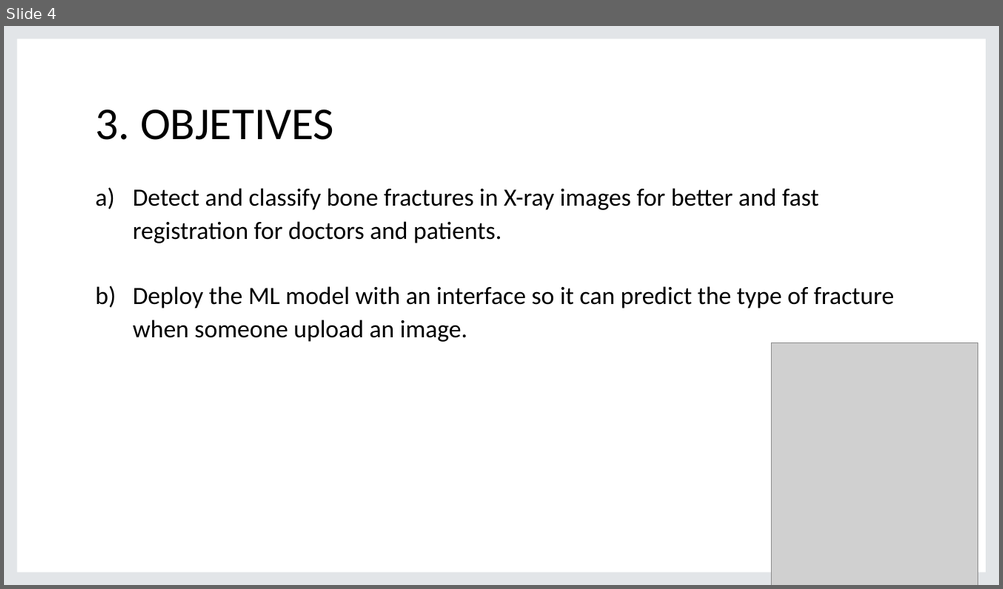
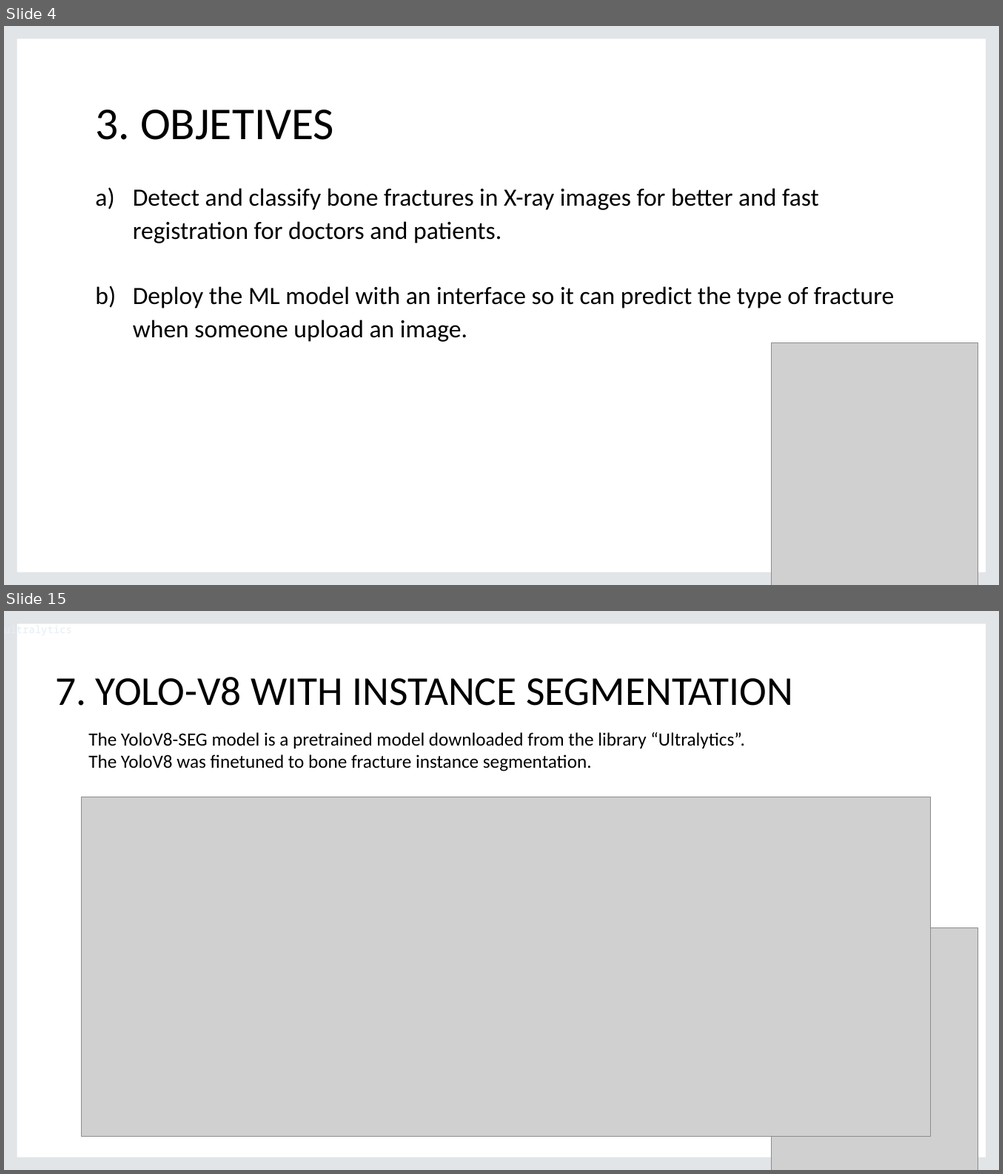
Before and after one commit to JoaquinAyzanoa/PortafolioJA, a slide deck: Fracture Bone Detection/BFD presentation.pptx. Shown one above the other, each under a label of ours: slide 4 before the commit, slides 4 and 15 after it; the slides between them are not shown. The pictures are 1003x589 and 1003x1174 pixels, drawn with LibreOffice and Linux fonts; fonts in the diff are those of the drawing; grey boxes stand for pictures; background and template pictures are left out. Boxes give left, top, right and bottom in pixels: in the first picture for what was removed or moved away, otherwise in the second. Text is boxed around its words. In the diff, an @@ line names an element or a change of style, - is before the commit and + after.

Commit message:
Implementation of YOLO segmentation

```diff
--- a/Fracture Bone Detection/BFD presentation.pptx
+++ b/Fracture Bone Detection/BFD presentation.pptx
@@ slide 15 added at (4,611,999,1170), background picture (left out); not listed: 1 template element that a slide beside it also shows @@
@@ title added at (55,677,793,706), 39.6 pt, text #000000 @@
+7. YOLO-V8 WITH INSTANCE SEGMENTATION
@@ text added at (88,732,646,772), 18 pt, text #000000 @@
+The YoloV8-SEG model is a pretrained model downloaded from the library “Ultralytics”.
+The YoloV8 was finetuned to bone fracture instance segmentation.
@@ text added at (650,732,745,749), 10 pt, text #E6EDF3 @@
+ultralytics
@@ picture added at (82,797,930,1136) @@
@@ picture added at (771,929,979,1170) @@
```
Also in this commit, not shown: 1 slide changed, 14 other slides added, 1 slide removed, 17 other files.
